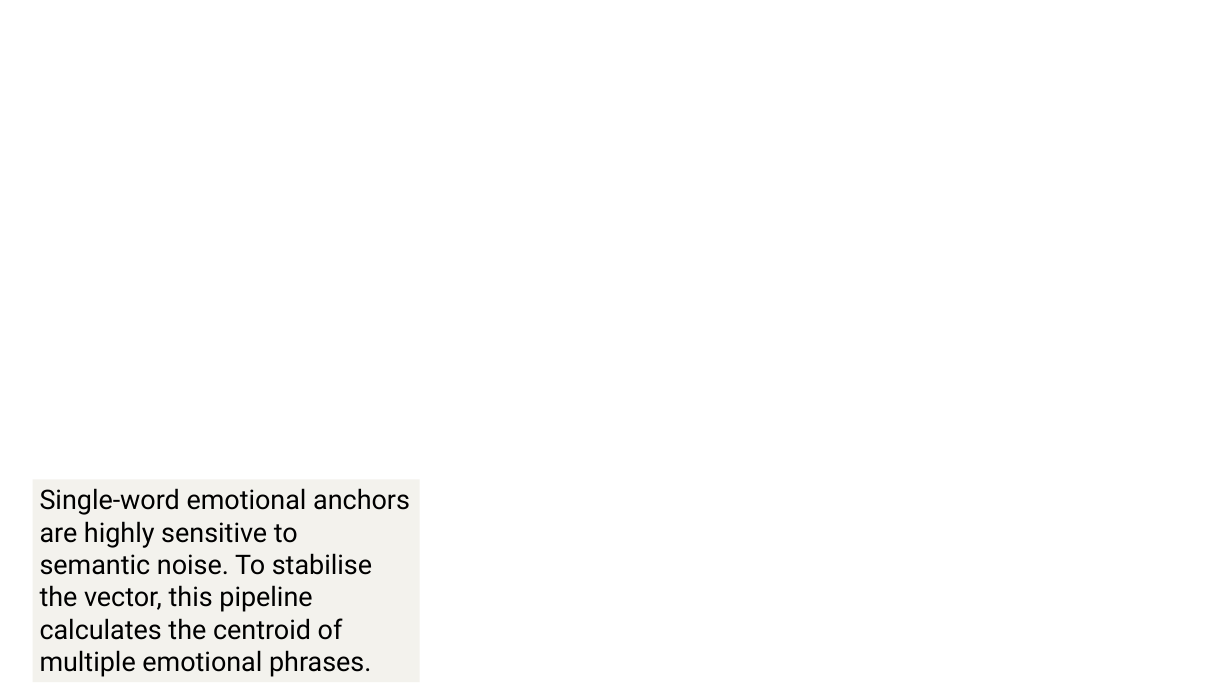
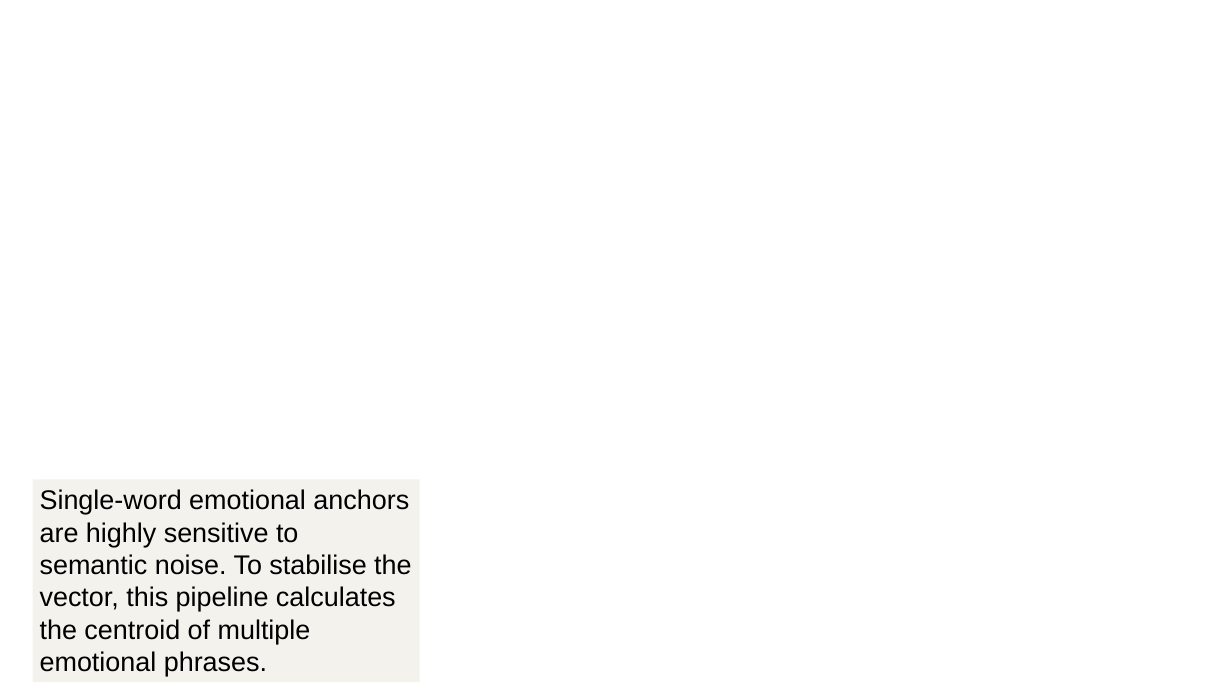
Before and after one commit to macbehnke/emotional-directions, a slide deck: slide 3 of presentation/Mapping_Emotional_Geometry.pptx. Drawn at 1232x693 pixels with LibreOffice and Linux fonts; fonts in the diff are those of the drawing; background and template pictures are left out. Boxes give left, top, right and bottom in pixels: in the first picture for what was removed or moved away, otherwise in the second. Text is boxed around its words. In the diff, an @@ line names an element or a change of style, - is before the commit and + after.

```diff
--- a/presentation/Mapping_Emotional_Geometry.pptx
+++ b/presentation/Mapping_Emotional_Geometry.pptx
@@ rectangle "Single-word emotional anchors are highly ..." at bbox=[33, 479, 419, 683]: font Roboto to Arial @@
```
Also in this commit, not shown: 2 other slides changed, 1 slide added, 1 slide removed.
